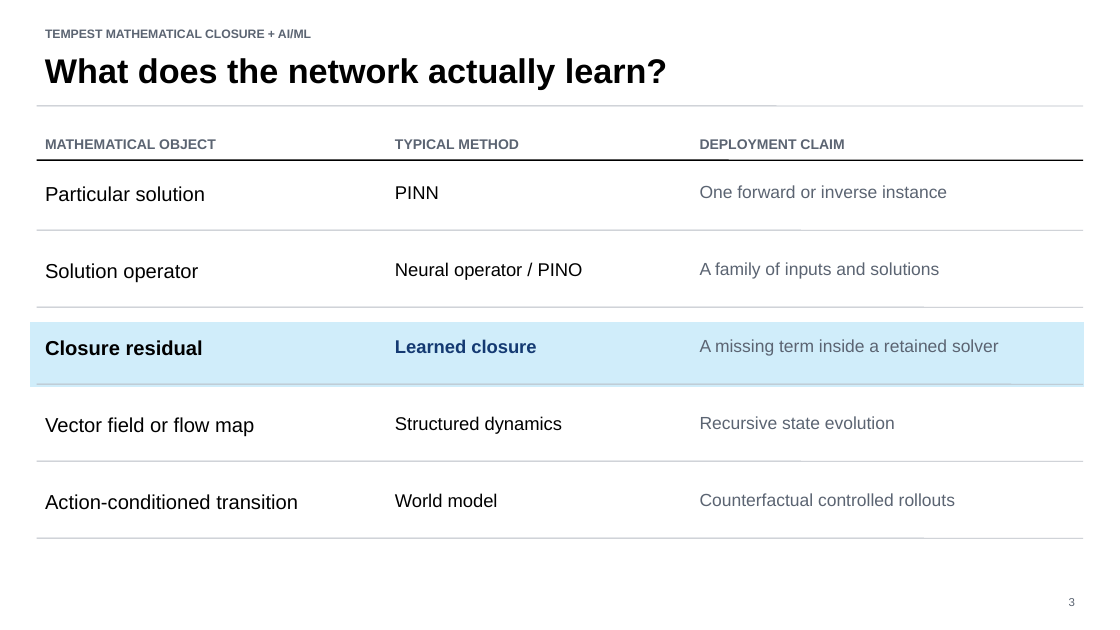
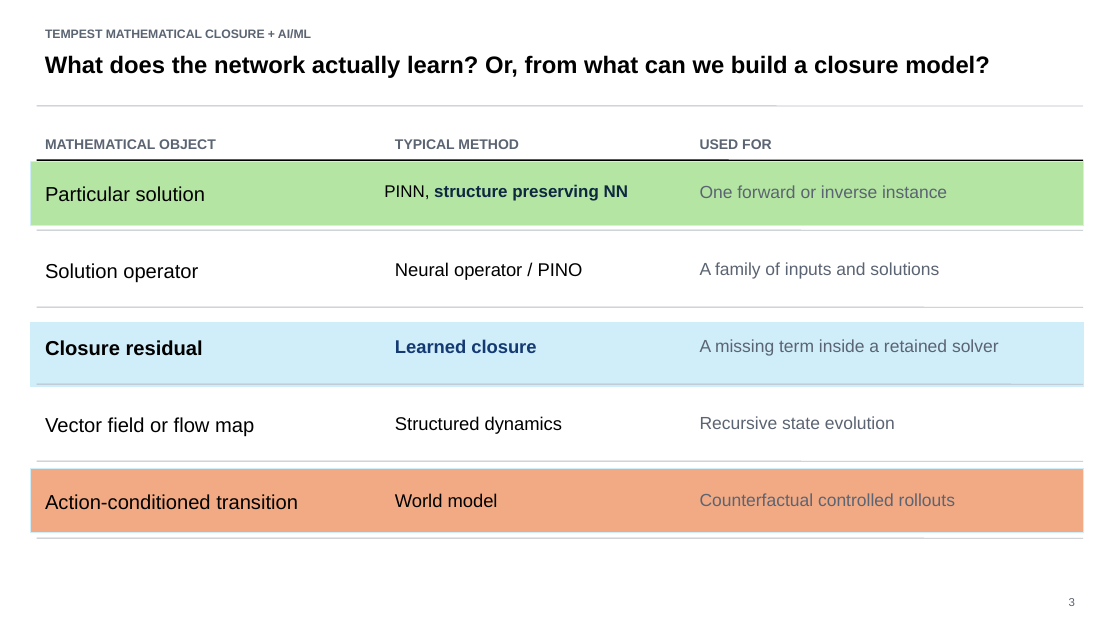
Before and after one commit to annacgilbert/TEMPEST-model-bake-off, a slide deck: slide 3 of docs/presentations/TEMPEST_closure_models_full_talk.pptx. Drawn at 1120x630 pixels with LibreOffice and Linux fonts; fonts in the diff are those of the drawing. Boxes give left, top, right and bottom in pixels: in the first picture for what was removed or moved away, otherwise in the second. Text is boxed around its words. In the diff, an @@ line names an element or a change of style, - is before the commit and + after.

Commit message:
Update closure documentation and presentation

```diff
--- a/docs/presentations/TEMPEST_closure_models_full_talk.pptx
+++ b/docs/presentations/TEMPEST_closure_models_full_talk.pptx
@@ text at <box>45,55,990,78</box>: text changed; size 29.2 to 20.5 pt @@
-What does the network actually learn?
+What does the network actually learn? Or, from what can we build a closure model?
@@ text at <box>700,139,772,149</box>: text changed @@
-DEPLOYMENT CLAIM
+USED FOR
@@ rectangle added at <box>30,161,1083,225</box>, fill #B4E5A2, outline #D0EDFA 0 pt @@
@@ text at <box>384,184,628,201</box>: text changed; size 15.8 to 14.6 pt; text colour #000000 to #0E2841; bold on @@
-PINN
+PINN, structure preserving NN
@@ rectangle added at <box>30,469,1083,533</box>, fill #F2AA84, outline #D0EDFA 0 pt @@
```
Also in this commit, not shown: 18 other slides changed, 1 slide added, 3 slides removed, 6 other files.
